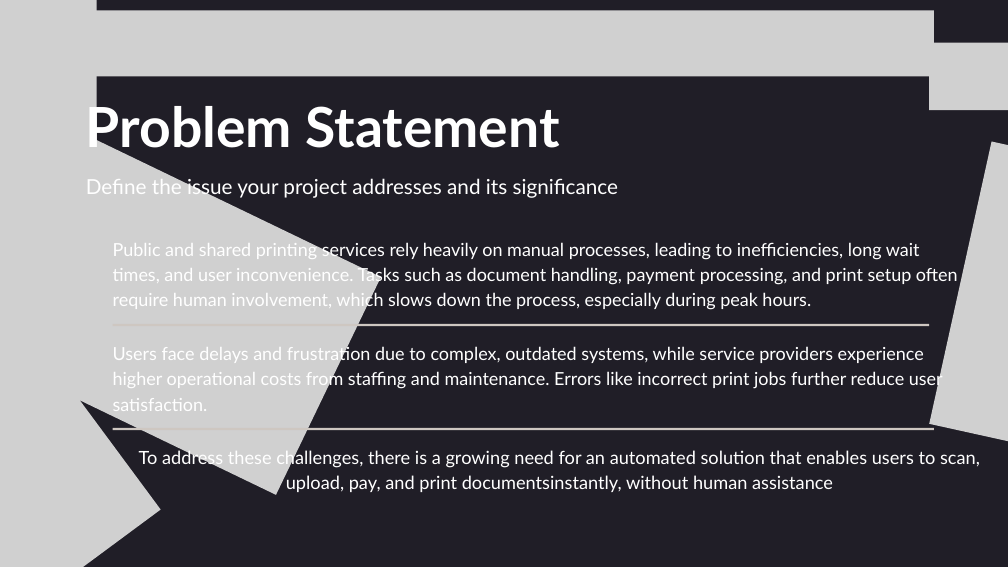
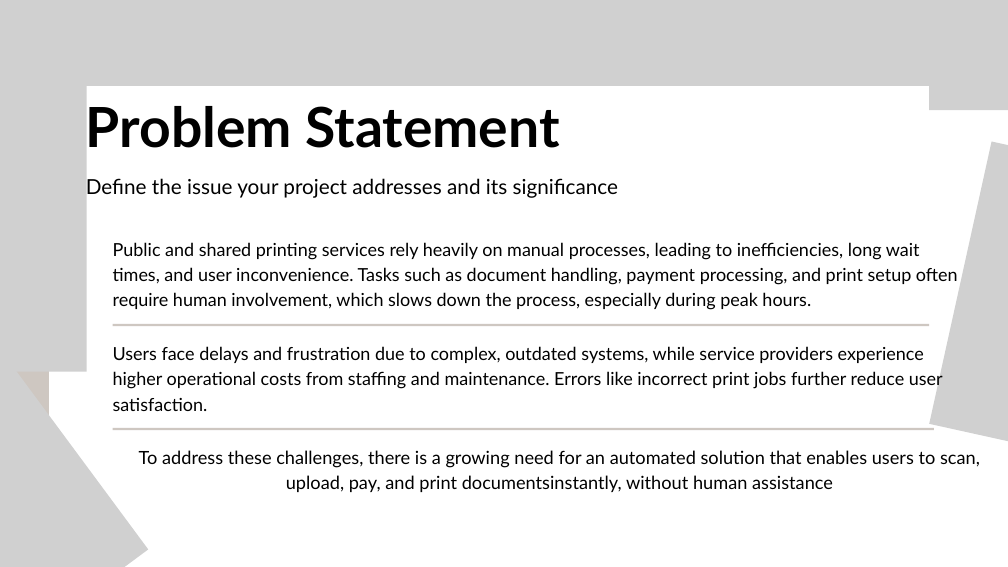
Before and after one commit to vansh1056/Major_project-Scan-pay-, a slide deck: slide 3 of document/Presentation - scan and pay.pptx. Drawn at 1008x567 pixels with LibreOffice and Linux fonts; fonts in the diff are those of the drawing; grey boxes stand for pictures. Boxes give left, top, right and bottom in pixels: in the first picture for what was removed or moved away, otherwise in the second. Text is boxed around its words. In the diff, an @@ line names an element or a change of style, - is before the commit and + after.

```diff
--- a/document/Presentation - scan and pay.pptx
+++ b/document/Presentation - scan and pay.pptx
@@ background #201E27 to #FFFFFF @@
@@ picture: place and size @@
-picture at (60,10,934,76)
+picture at (0,0,1008,86)
@@ picture: place and size @@
-picture at (0,0,97,325)
+picture at (0,0,86,371)
@@ freeform shape: place and size @@
-freeform shape at (0,2,57,567)
+freeform shape at (0,60,49,567)
@@ picture removed at (0,125,381,495) @@
@@ picture: place and size @@
-picture at (0,178,161,567)
+picture at (0,230,148,567)
@@ text colour #FFFFFF to #000000 in 5 elements at (86,106,559,148), (86,178,619,198), (113,242,958,310), (113,346,943,411), (139,450,980,492) @@
```
Also in this commit, not shown: 12 other slides changed, 1 slide added.
